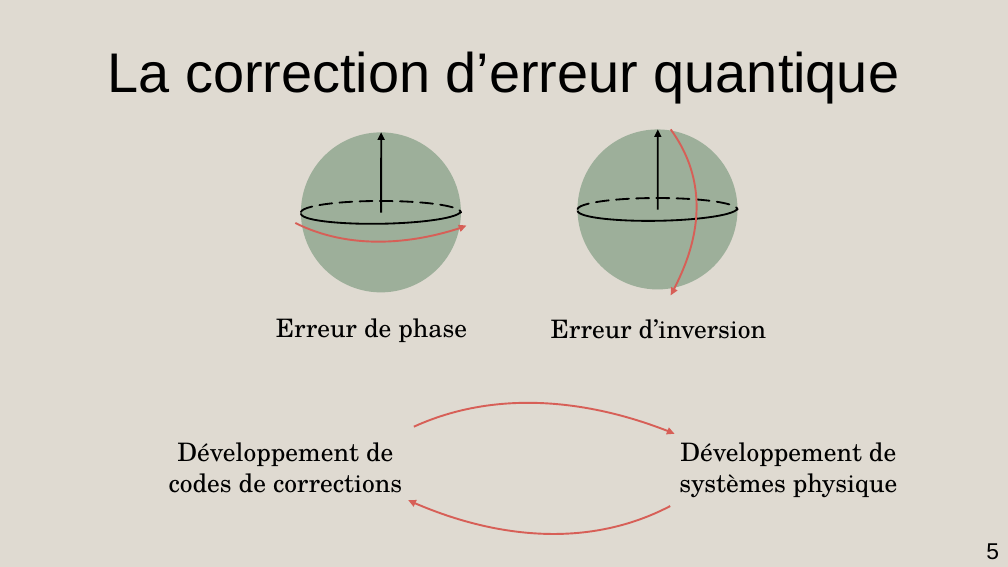
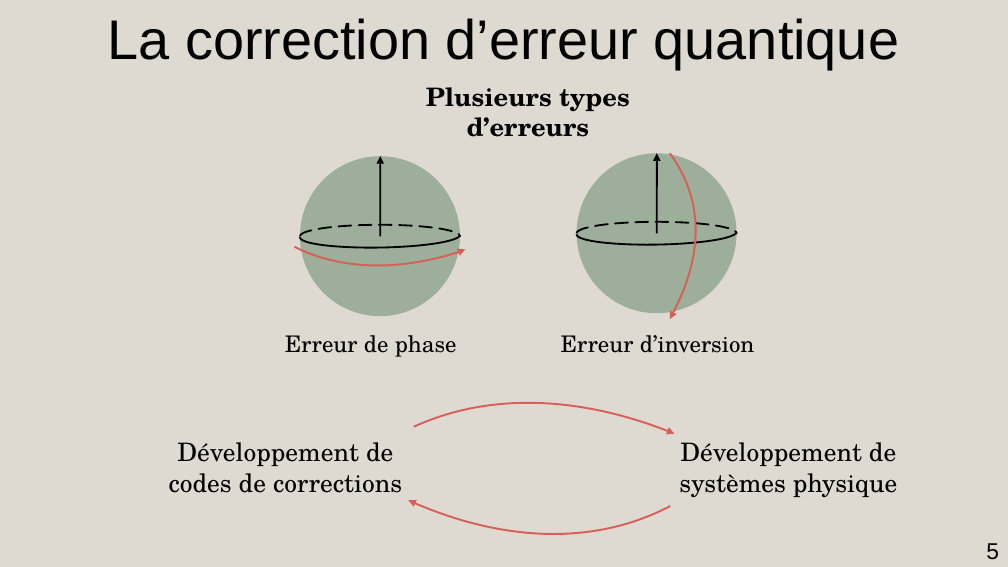
Before and after one commit to AmdaU/presentations, a slide deck: slide 5 of Seminaire/Seminaire.odp. Drawn at 1008x567 pixels with LibreOffice and Linux fonts; fonts in the diff are those of the drawing. Boxes give left, top, right and bottom in pixels: in the first picture for what was removed or moved away, otherwise in the second. Text is boxed around its words. In the diff, an @@ line names an element or a change of style, - is before the commit and + after.

```diff
--- a/Seminaire/Seminaire.odp
+++ b/Seminaire/Seminaire.odp
@@ title "La correction d’erreur quantique": place and size @@
-title "La correction d’erreur quantique" at box(108, 51, 899, 102)
+title "La correction d’erreur quantique" at box(108, 18, 899, 69)
@@ title added at box(426, 87, 630, 137), 20 pt, text #000000, bold @@
+Plusieurs types d’erreurs
@@ 4 arc (boxed as its full ellipse)s, 2 ellipses, 2 arrows, 2 freeform shapes: place and size @@
-4 arc (boxed as its full ellipse)s, 2 ellipses, 2 arrows, 2 freeform shapes at box(295, 130, 738, 295)
+4 arc (boxed as its full ellipse)s, 2 ellipses, 2 arrows, 2 freeform shapes at box(295, 154, 737, 319)
@@ title "Erreur de phase": place and size @@
-title "Erreur de phase" at box(276, 318, 467, 342)
+title "Erreur de phase" at box(285, 335, 457, 357)
@@ title "Erreur de phase" at box(285, 335, 457, 357): size 20 to 18 pt @@
@@ title "Erreur d’inversion" at box(561, 335, 755, 353): size 20 to 18 pt @@
@@ title "Erreur d’inversion": place and size @@
-title "Erreur d’inversion" at box(551, 319, 767, 339)
+title "Erreur d’inversion" at box(561, 335, 755, 353)
```
Also in this commit, not shown: 12 other slides changed, 4 other files.
